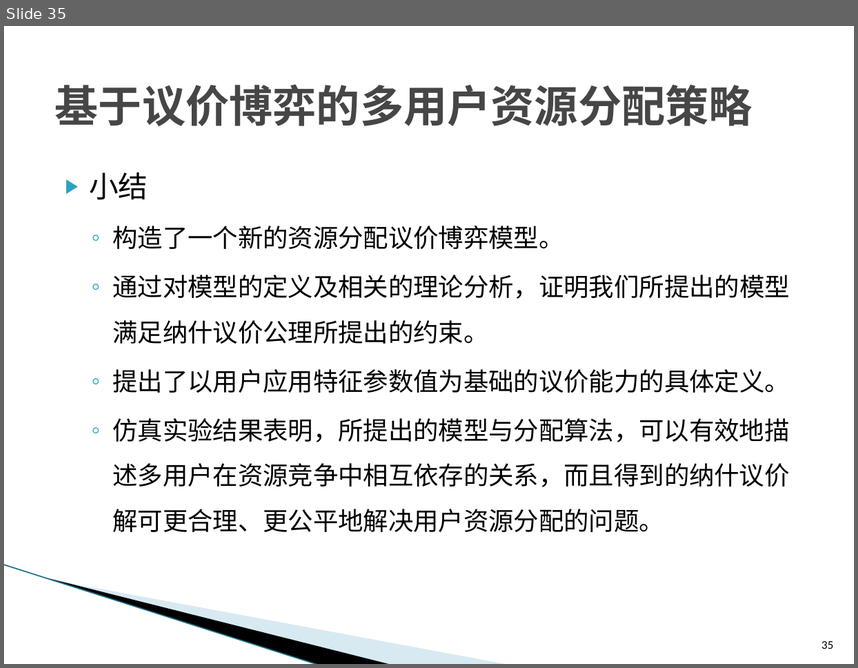
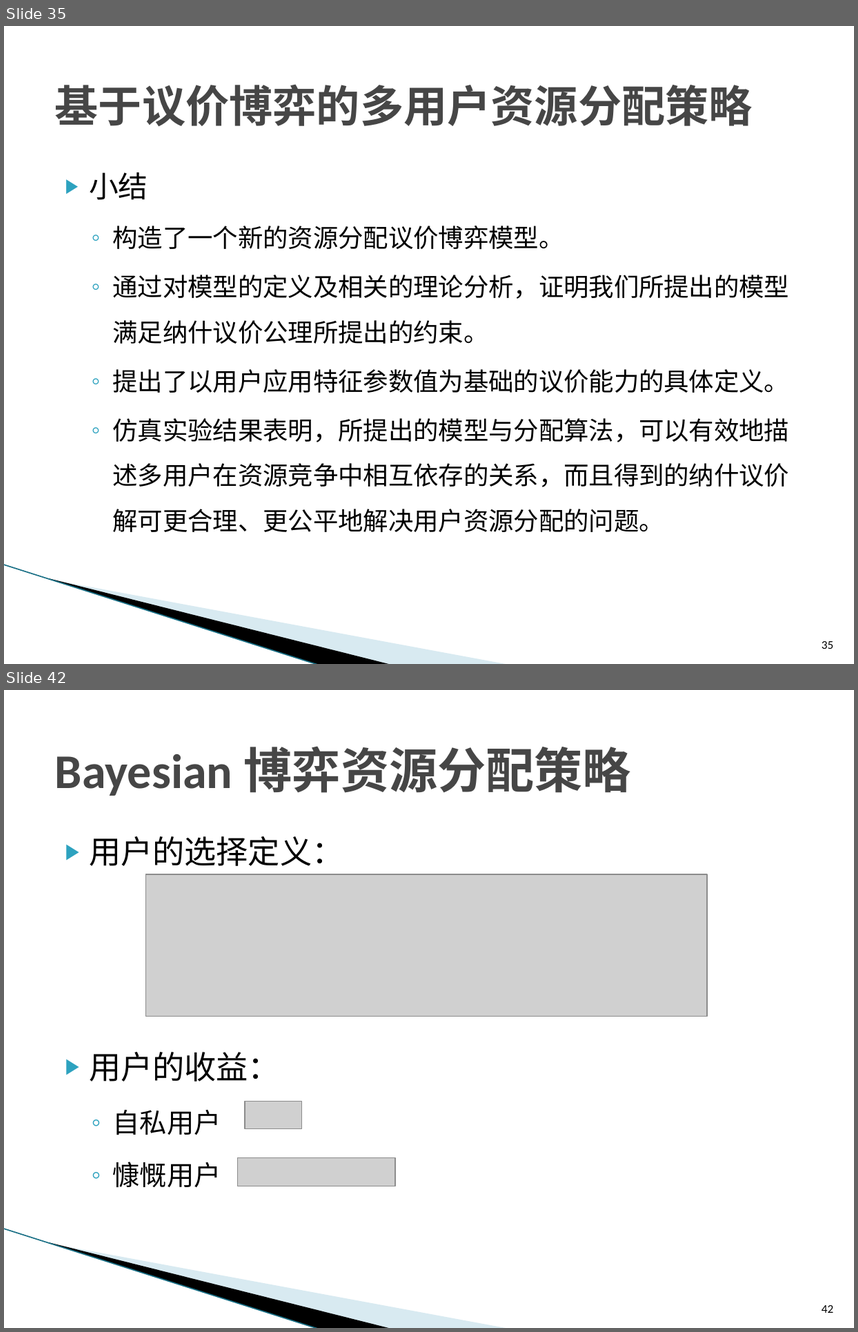
Before and after one commit to ZhiweiYAN/yzw_thesis, a slide deck: defense_phd.pptx. Shown one above the other, each under a label of ours: slide 35 before the commit, slides 35 and 42 after it; the slides between them are not shown. The pictures are 858x668 and 858x1332 pixels, drawn with LibreOffice and Linux fonts; fonts in the diff are those of the drawing; grey boxes stand for pictures; background and template pictures are left out. Boxes give left, top, right and bottom in pixels: in the first picture for what was removed or moved away, otherwise in the second. Text is boxed around its words. In the diff, an @@ line names an element or a change of style, - is before the commit and + after.

Commit message:
bayesian end

```diff
--- a/defense_phd.pptx
+++ b/defense_phd.pptx
@@ slide 42 added at [4, 690, 854, 1328], background #FFFFFF; not listed: 3 template elements that a slide beside it also shows @@
@@ title added at [55, 746, 631, 796], 41 pt, text #464646, bold @@
+Bayesian 博弈资源分配策略
@@ text added at [89, 836, 344, 1187], 27 pt, text #000000 @@
+▶ 用户的选择定义：
+▶ 用户的收益：
+  ◦ 自私用户
+  ◦ 慷慨用户
@@ picture added at [146, 874, 707, 1016] @@
@@ picture added at [245, 1101, 301, 1129] @@
@@ picture added at [238, 1158, 395, 1185] @@
@@ page number added at [822, 1305, 833, 1312], 10 pt, text #000000 @@
+42
```
Also in this commit, not shown: 5 slides changed, 20 other slides added.
